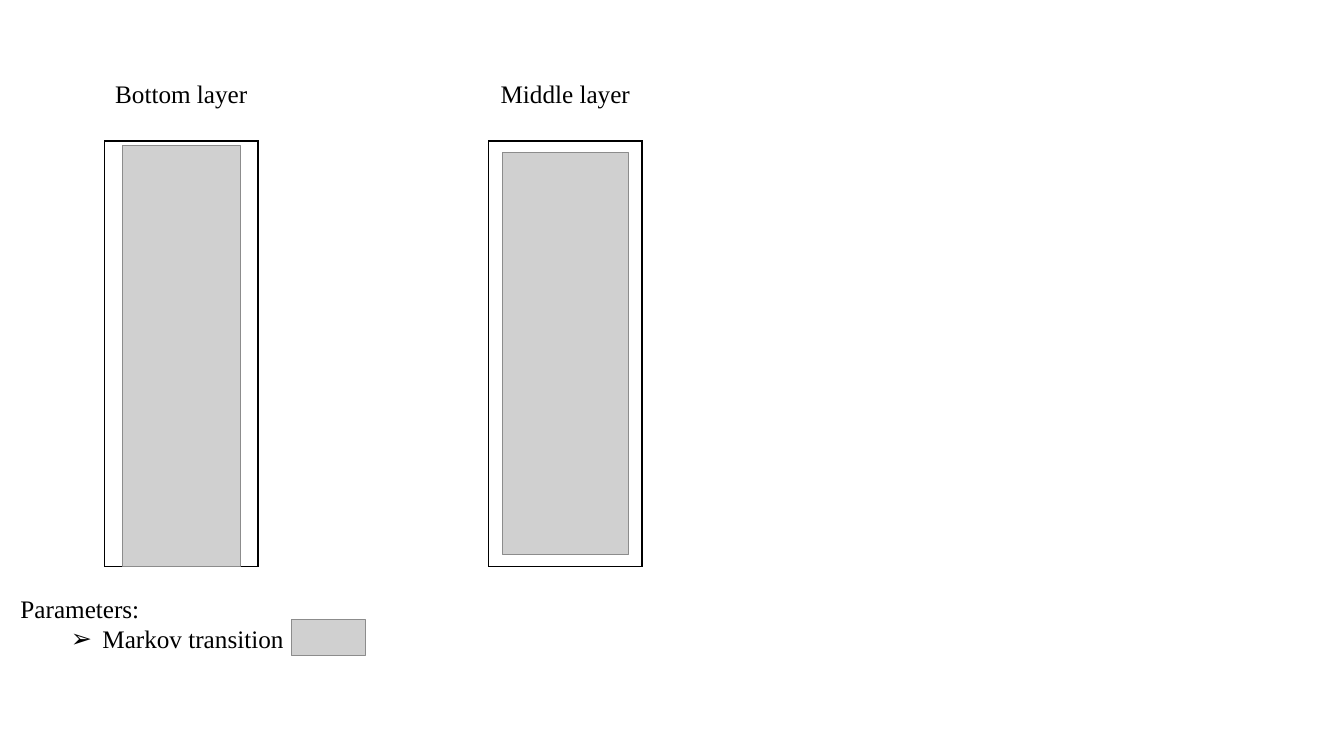
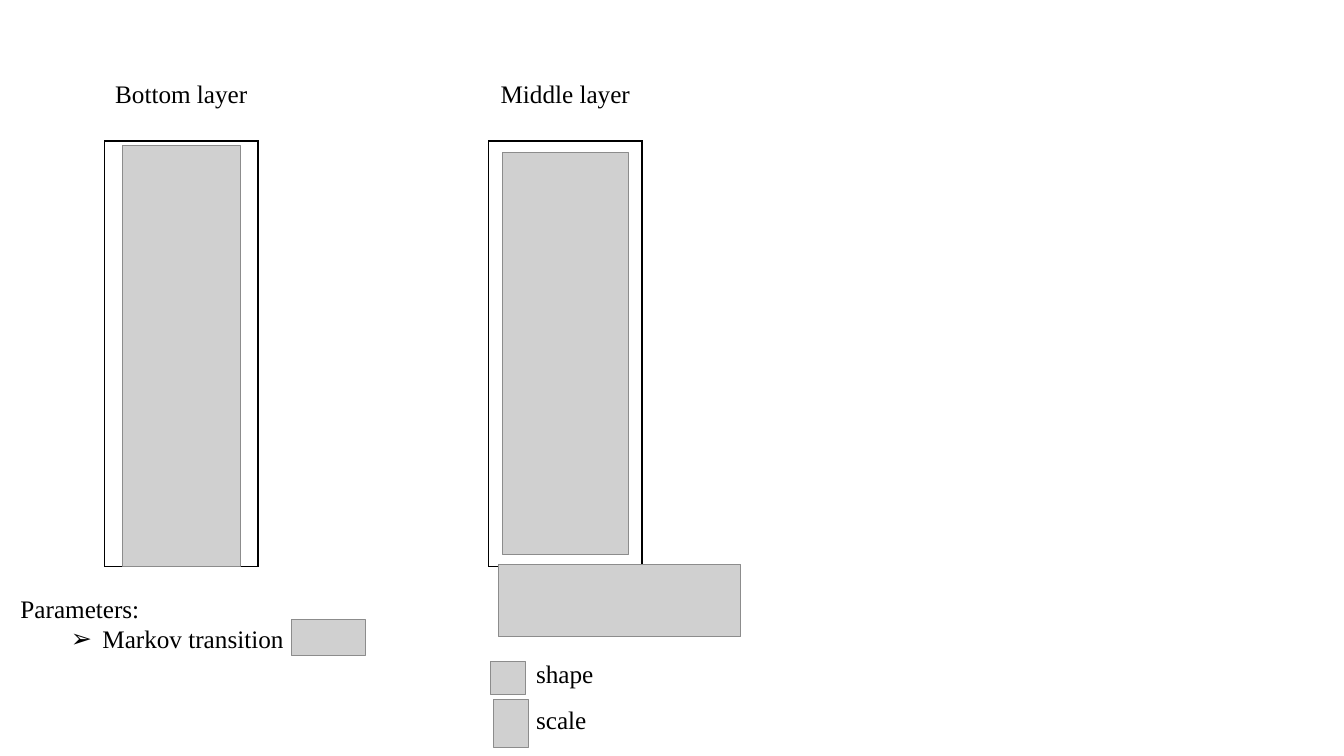
Before and after one commit to Brook1711/SSCM, a slide deck: slide 1 of doc/draft.pptx. Drawn at 1344x756 pixels with LibreOffice and Linux fonts; fonts in the diff are those of the drawing; grey boxes stand for pictures. Boxes give left, top, right and bottom in pixels: in the first picture for what was removed or moved away, otherwise in the second. Text is boxed around its words. In the diff, an @@ line names an element or a change of style, - is before the commit and + after.

```diff
--- a/doc/draft.pptx
+++ b/doc/draft.pptx
@@ picture added at [498, 565, 741, 637] @@
@@ picture added at [490, 661, 525, 694] @@
@@ text added at [536, 665, 593, 689], 18 pt, text #000000 @@
+shape
@@ picture added at [493, 700, 528, 747] @@
@@ text added at [536, 711, 586, 730], 18 pt, text #000000 @@
+scale
```
Also in this commit, not shown: 11 other files.
